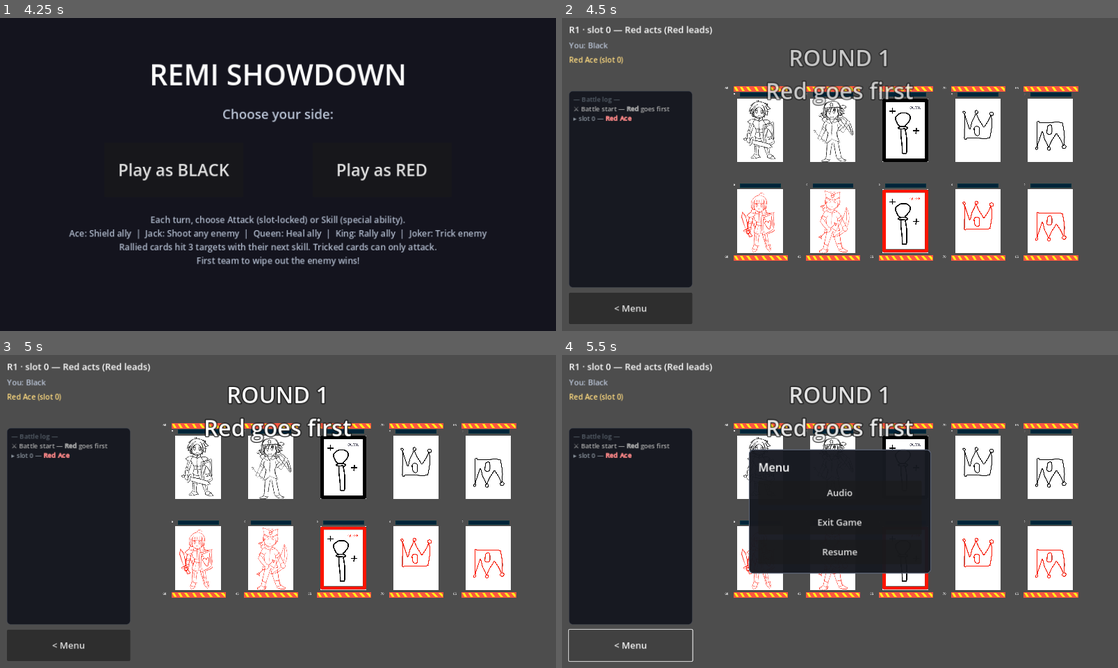
Above: before the commit, frames 1-4 (two rows, left to right).
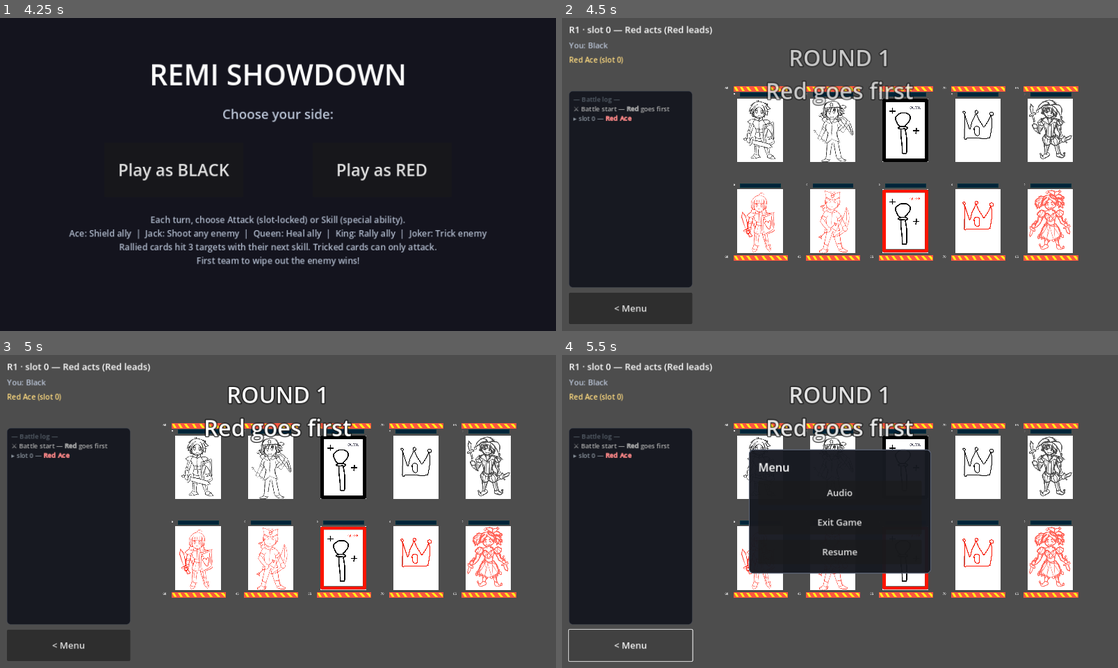
Above: after the commit, the same moments.

Repository: gunasuryo/remi-showdown
Game: Godot game, scene res://Scene/mode_select.tscn
The game is run twice, just before and just after one commit, with the same random seed, the same clock (stepped at 60 frames per second) and the same inputs. Sound files missing from this copy of the repository are replaced by a short silence.
Inputs:
- Up to frame 1 (4.25 s): click "EASY" at 0.5 s; click "EASY" at 1.25 s; click "NORMAL" at 2 s; click "NORMAL" at 2.75 s; click "FACE-UP BATTLE" at 3.5 s
- Up to frame 2 (4.5 s): click "Play as BLACK" at 4.25 s
- Up to frame 3 (5 s): no input
- Up to frame 4 (5.5 s): click "< Menu" at 5 s

Frame 1 is identical in both runs. In frame 2, 1.1% of the frame differs, in the area x 84-92%, y 26-74%; in frame 3, 1.1%; in frame 4, 1.1%.

Commit message:
feat: wired joker asset

Diff:
--- a/Scene/Card/joker.tscn
+++ b/Scene/Card/joker.tscn
@@ -2,19 +2,17 @@
 
 [ext_resource type="PackedScene" uid="uid://dcuyrxvstwyto" path="res://Scene/Card/card.tscn" id="1_joker"]
 [ext_resource type="Script" path="res://Scene/Card/joker.gd" id="2_joker"]
-[ext_resource type="Texture2D" uid="uid://bpo0devu4agt1" path="res://Asset/KingBlack.png" id="3_joker"]
-[ext_resource type="Texture2D" uid="uid://bqyy4vj4nr5ub" path="res://Asset/KingRed.png" id="4_joker"]
+[ext_resource type="Texture2D" uid="uid://b2ydhbjni17v7" path="res://Asset/JokerBlack.png" id="3_joker"]
+[ext_resource type="Texture2D" uid="uid://ocyn4krh4ay2" path="res://Asset/JokerRed.png" id="4_joker"]
 
 [node name="Joker" instance=ExtResource("1_joker")]
 script = ExtResource("2_joker")
 
 [node name="Black" parent="." index="0"]
 texture = ExtResource("3_joker")
-flip_v = true
 
 [node name="Red" parent="." index="1"]
 texture = ExtResource("4_joker")
-flip_v = true
 
 [node name="SkillBtn" parent="BattleButtons" index="1"]
 texture_normal = null
--- a/Scene/FaceDown/fd_card_view.gd
+++ b/Scene/FaceDown/fd_card_view.gd
@@ -108,12 +108,12 @@
 	bar.add_theme_stylebox_override("background", _hp_bg_sb)
 	bar.add_theme_stylebox_override("fill", _hp_fill_sb)
 
-# There is no Joker artwork; face-up mode already borrows the King's and flips
-# it, so face-down follows the same convention rather than inventing one.
+# Every card now has its own art. The Joker used to have none: both modes drew
+# the King's texture upside down, which is why this took a `face` substitution
+# and the renderer flipped the Joker vertically.
 static func art_for(card_name: String, side: int) -> Texture2D:
-	var face: String = "King" if card_name == "Joker" else card_name
 	var suit: String = "Black" if side == FDState.BLACK else "Red"
-	var path: String = "%s%s%s.png" % [ART_DIR, face, suit]
+	var path: String = "%s%s%s.png" % [ART_DIR, card_name, suit]
 	if not ResourceLoader.exists(path):
 		return null
 	return load(path)
@@ -223,7 +223,6 @@
 		texture = art_for(str(d.get("card_name", "")), side)
 	art.texture = texture
 	art.visible = texture != null
-	art.flip_v = d.get("card_name", "") == "Joker"
 	# A revealed corpse keeps its face but loses its colour; the glyph is only
 	# needed when there is no art behind it to say what the slot holds.
 	art.modulate = DEAD_TINT if not d.get("alive", true) else ART_TINT
Binary file changed: Asset/JokerBlack.png
Not shown, changed: Asset/JokerBlack.png.import
Binary file changed: Asset/JokerRed.png
Not shown, changed: Asset/JokerRed.png.import
